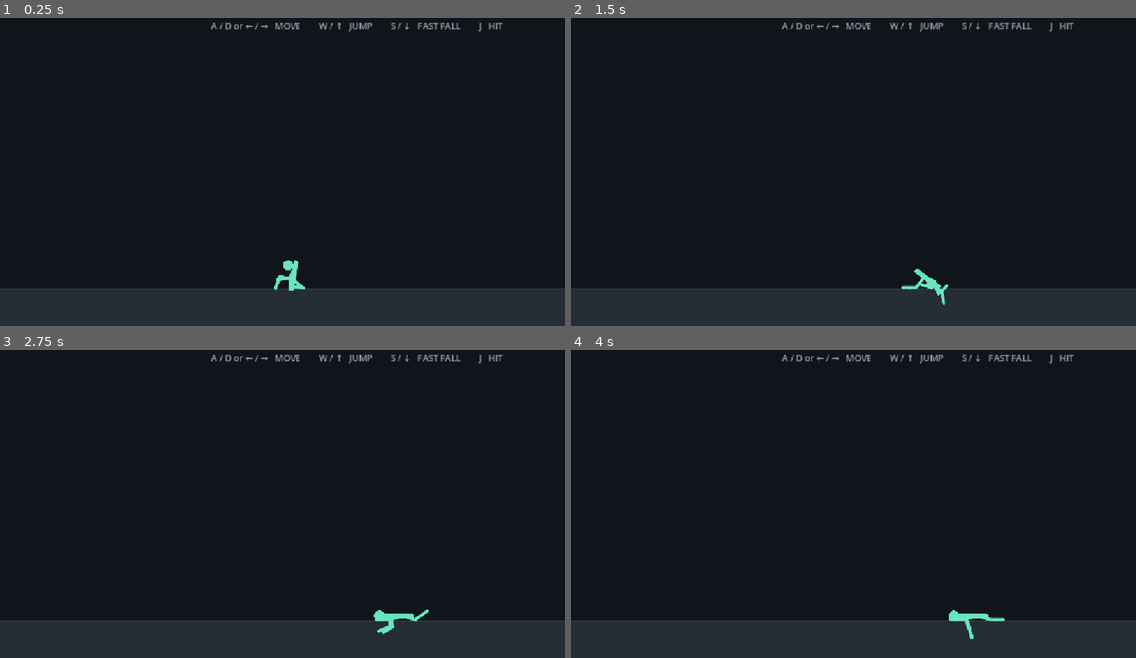
Above: before the commit, frames 1-4 (two rows, left to right).
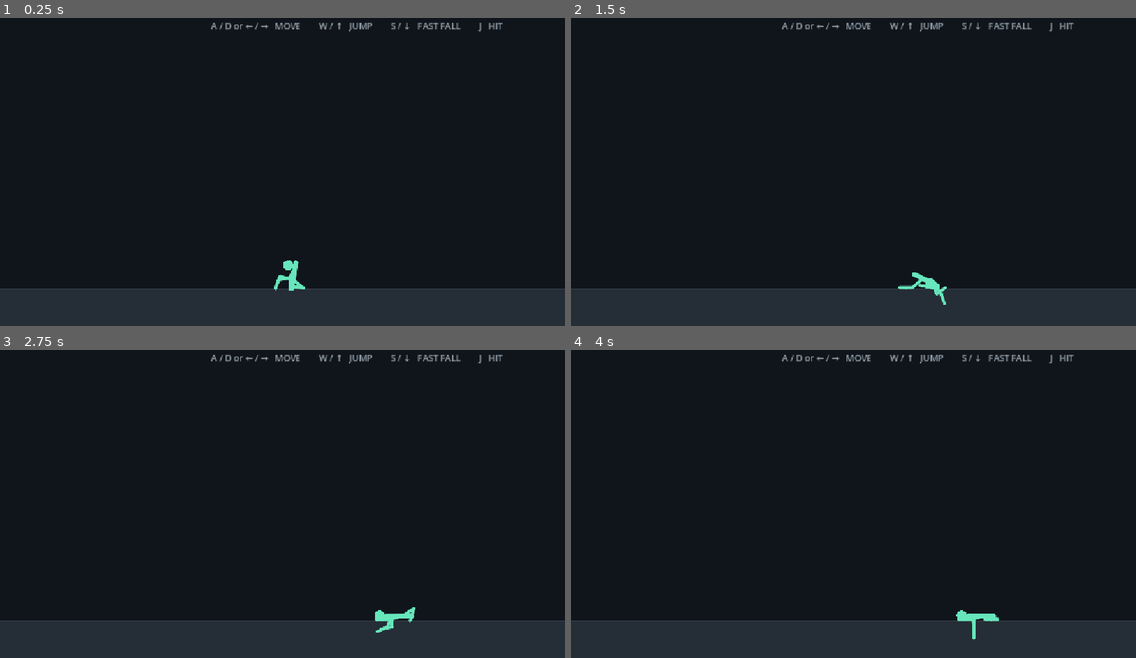
Above: after the commit, the same moments.

Repository: divanburke/ShadowSwap
Game: Godot game, scene res://main.tscn
Same seed, same stepped clock (60 frames per second), same inputs: the game is played once before the commit and once after it.
Inputs:
- Up to frame 1 (0.25 s): no input
- Up to frame 2 (1.5 s): hold D 0.53-1.28 s; hold J 0.53-1.28 s; hold S from 1.28 s (still down); tap J at 1.35 s
- Up to frame 3 (2.75 s): tap Enter at 2 s; release S at 2.03 s; hold D from 2.03 s (still down); hold J from 2.03 s (still down)
- Up to frame 4 (4 s): release D at 2.78 s; release J at 2.78 s; hold W 2.78-3.53 s; tap J at 2.85 s; hold A from 3.53 s (still down); hold J from 3.53 s (still down)

The runs differ from the first frame. In frame 1, less than 0.1% of the frame differs, in the area x 48-52%, y 78-85%; in frame 2, 0.1%; in frame 3, 0.1%; in frame 4, 0.2%, in the area x 66-77%, y 84-95%.

Commit message:
Stabilize fighter stance and limb pose

Diff:
--- a/scripts/fighter.gd
+++ b/scripts/fighter.gd
@@ -58,18 +58,18 @@
 
 # Torque drives are intentionally softer in the air. This lets the body
 # flop, rotate and recover instead of behaving like a rigid animated sprite.
-const TORSO_GROUND_STRENGTH = 420.0
-const TORSO_GROUND_DAMPING = 42.0
-const TORSO_AIR_STRENGTH = 90.0
-const TORSO_AIR_DAMPING = 8.0
-
-const LIMB_GROUND_STRENGTH = 34.0
-const LIMB_GROUND_DAMPING = 3.8
-const LIMB_AIR_STRENGTH = 18.0
-const LIMB_AIR_DAMPING = 2.0
-
-const HEAD_STRENGTH = 20.0
-const HEAD_DAMPING = 2.5
+const TORSO_GROUND_STRENGTH = 1100.0
+const TORSO_GROUND_DAMPING = 78.0
+const TORSO_AIR_STRENGTH = 240.0
+const TORSO_AIR_DAMPING = 18.0
+
+const LIMB_GROUND_STRENGTH = 86.0
+const LIMB_GROUND_DAMPING = 8.0
+const LIMB_AIR_STRENGTH = 44.0
+const LIMB_AIR_DAMPING = 4.5
+
+const HEAD_STRENGTH = 45.0
+const HEAD_DAMPING = 6.0
 
 const WALK_SWING = deg_to_rad(24.0)
 const WALK_CYCLE_SPEED = 7.0
